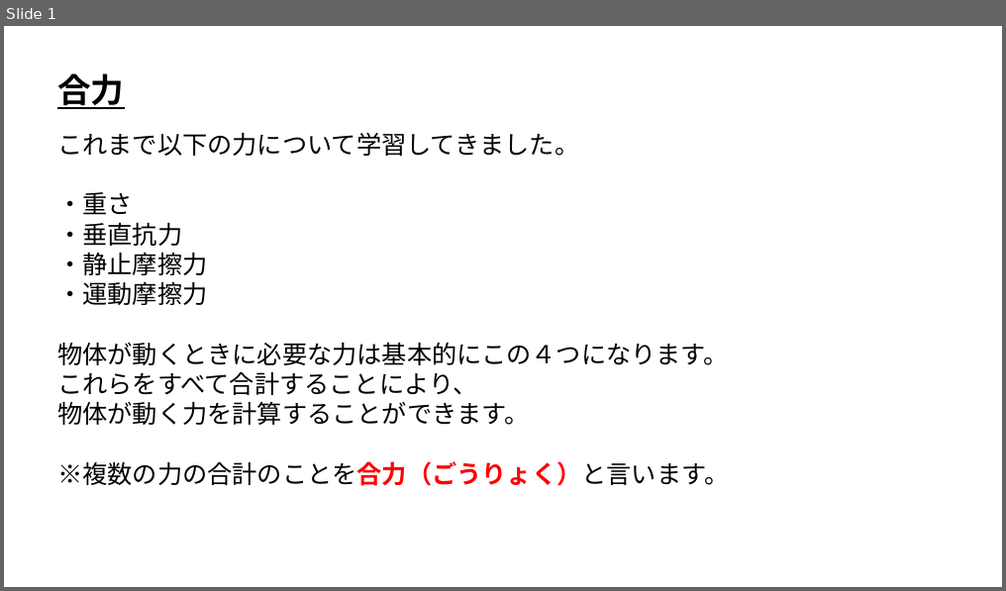
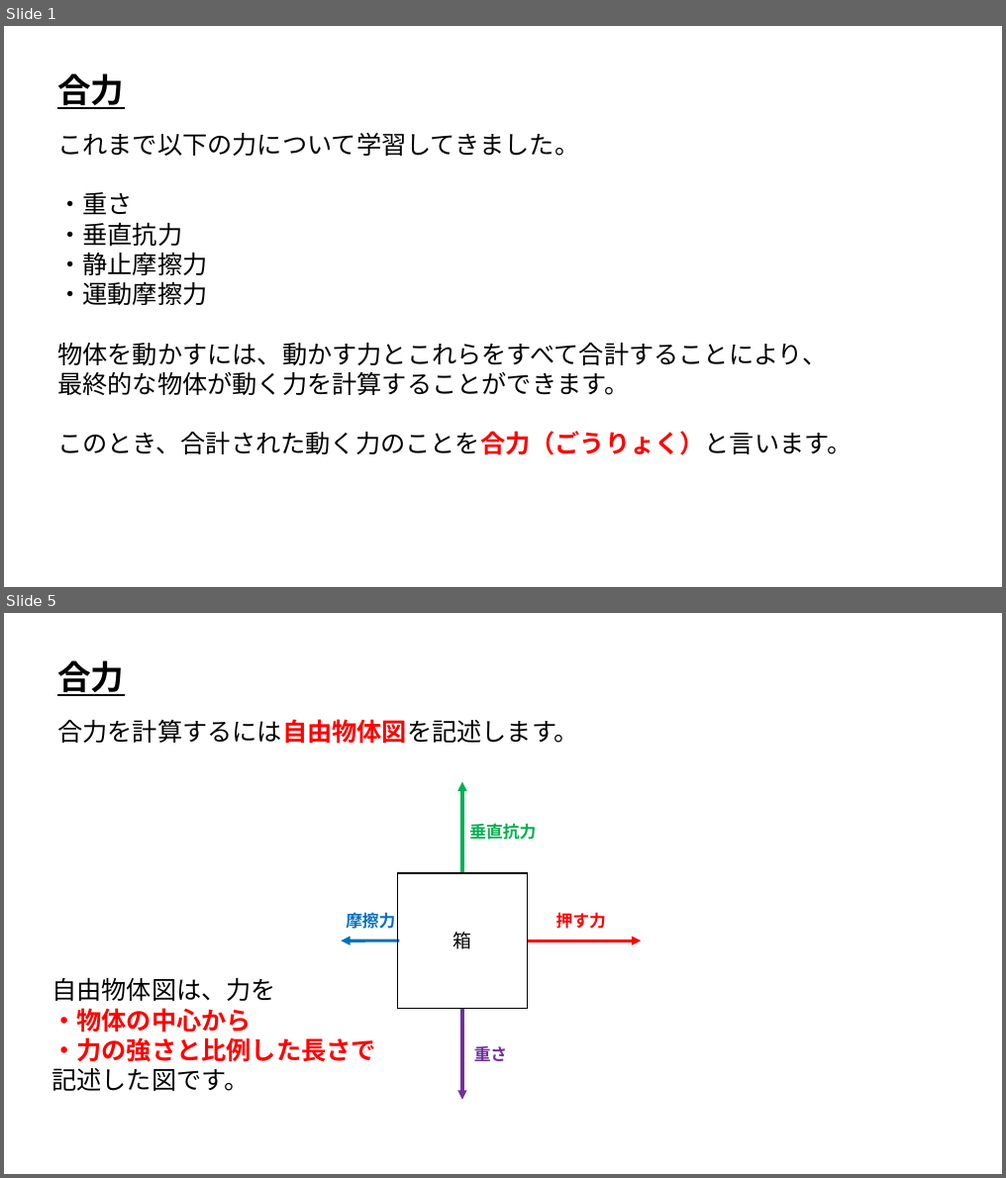
Before and after one commit to ArakiYusuke-Ohara/Textbook, a slide deck: ゲーム科2年/00_前期/ゲーム開発Ⅰ/ゲーム物理学/座学/18_合力.pptx. Shown one above the other, each under a label of ours: slide 1 before the commit, slides 1 and 5 after it; the slides between them are not shown. The pictures are 1006x591 and 1006x1178 pixels, drawn with LibreOffice and Linux fonts; fonts in the diff are those of the drawing. Boxes give left, top, right and bottom in pixels: in the first picture for what was removed or moved away, otherwise in the second. Text is boxed around its words. In the diff, an @@ line names an element or a change of style, - is before the commit and + after.

Commit message:
スライド微修正と合力作成

```diff
--- a/ゲーム科2年/00_前期/ゲーム開発Ⅰ/ゲーム物理学/座学/18_合力.pptx
+++ b/ゲーム科2年/00_前期/ゲーム開発Ⅰ/ゲーム物理学/座学/18_合力.pptx
@@ slide 5 added at [4,613,1002,1174], background #FFFFFF @@
@@ text added at [57,661,124,696], 32 pt, text #000000, bold, underline @@
+合力
@@ text added at [57,719,579,744], 24 pt, text #000000 @@
+合力を計算するには自由物体図を記述します。
@@ rectangle added at [398,873,528,1008], outline #000000 1 pt, 18 pt, text #000000 @@
+箱
@@ group added at [341,782,642,1100]: 4 arrows, 4 texts @@
+押す力
+重さ
+垂直抗力
+摩擦力
@@ text added at [52,977,376,1091], 24 pt, text #FF0000, bold @@
+自由物体図は、力を
+・物体の中心から
+・力の強さと比例した長さで
+記述した図です。
@@ slide 1 changed as well @@
@@ text at [57,343,851,456]: text changed @@
-物体が動くときに必要な力は基本的にこの４つになります。
-これらをすべて合計することにより、
-物体が動く力を計算することができます。
-※複数の力の合計のことを合力（ごうりょく）と言います。
+物体を動かすには、動かす力とこれらをすべて合計することにより、
+最終的な物体が動く力を計算することができます。
+このとき、合計された動く力のことを合力（ごうりょく）と言います。
```
Also in this commit, not shown: 1 other slide changed, 9 other slides added, 4 other files.
